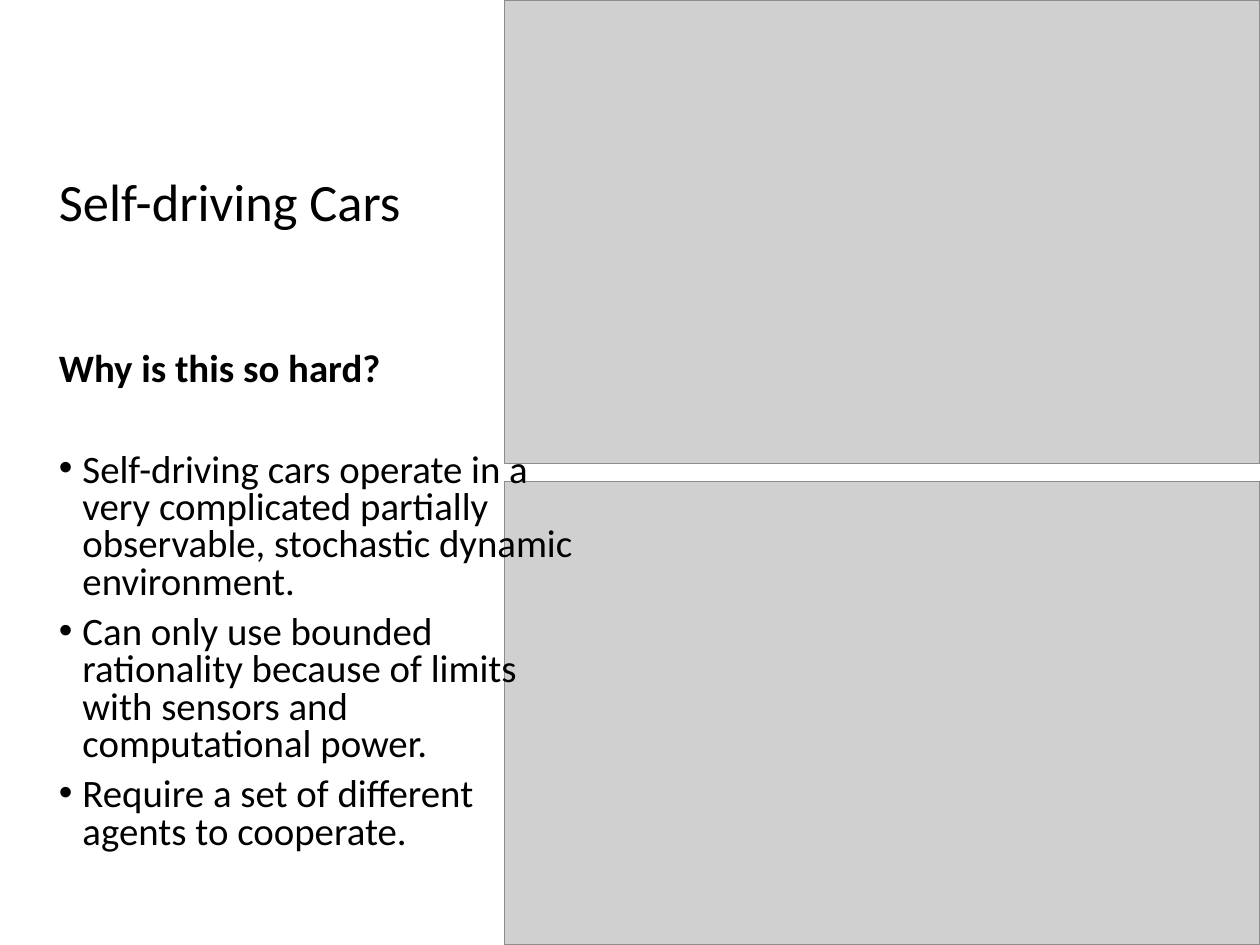
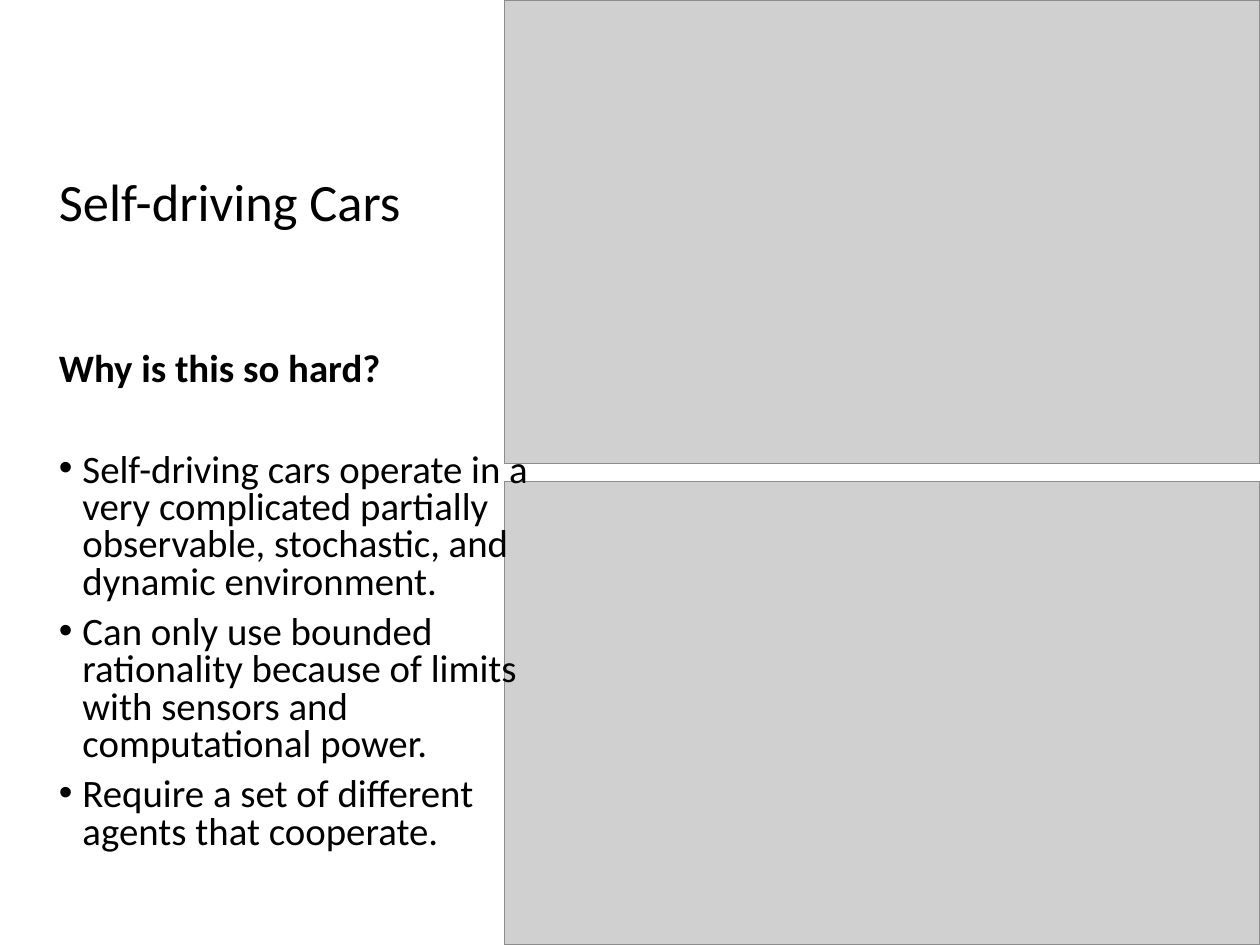
Before and after one commit to mhahsler/CS7320-AI, a slide deck: slide 9 of slides/02_agents_discussion.pptx. Drawn at 1260x945 pixels with LibreOffice and Linux fonts; fonts in the diff are those of the drawing; grey boxes stand for pictures. Boxes give left, top, right and bottom in pixels: in the first picture for what was removed or moved away, otherwise in the second. Text is boxed around its words. In the diff, an @@ line names an element or a change of style, - is before the commit and + after.

```diff
--- a/slides/02_agents_discussion.pptx
+++ b/slides/02_agents_discussion.pptx
@@ text at [82,456,528,602]: text changed @@
-• Self-driving cars operate in a very complicated partially observable, stochastic dynamic environment.
+• Self-driving cars operate in a very complicated partially observable, stochastic, and dynamic environment.
@@ text at [82,780,474,852]: text changed @@
-• Require a set of different agents to cooperate.
+• Require a set of different agents that cooperate.
```
Also in this commit, not shown: 6 other slides changed, 3 other files.
